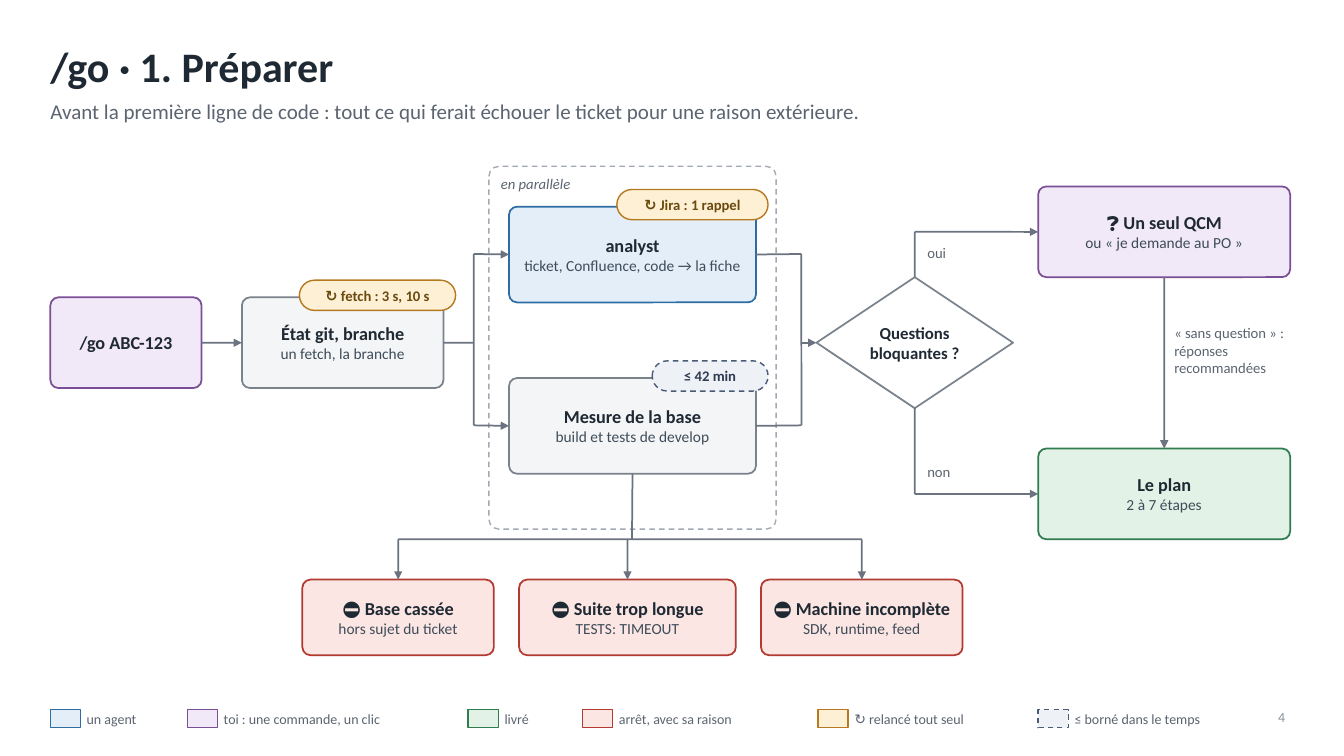
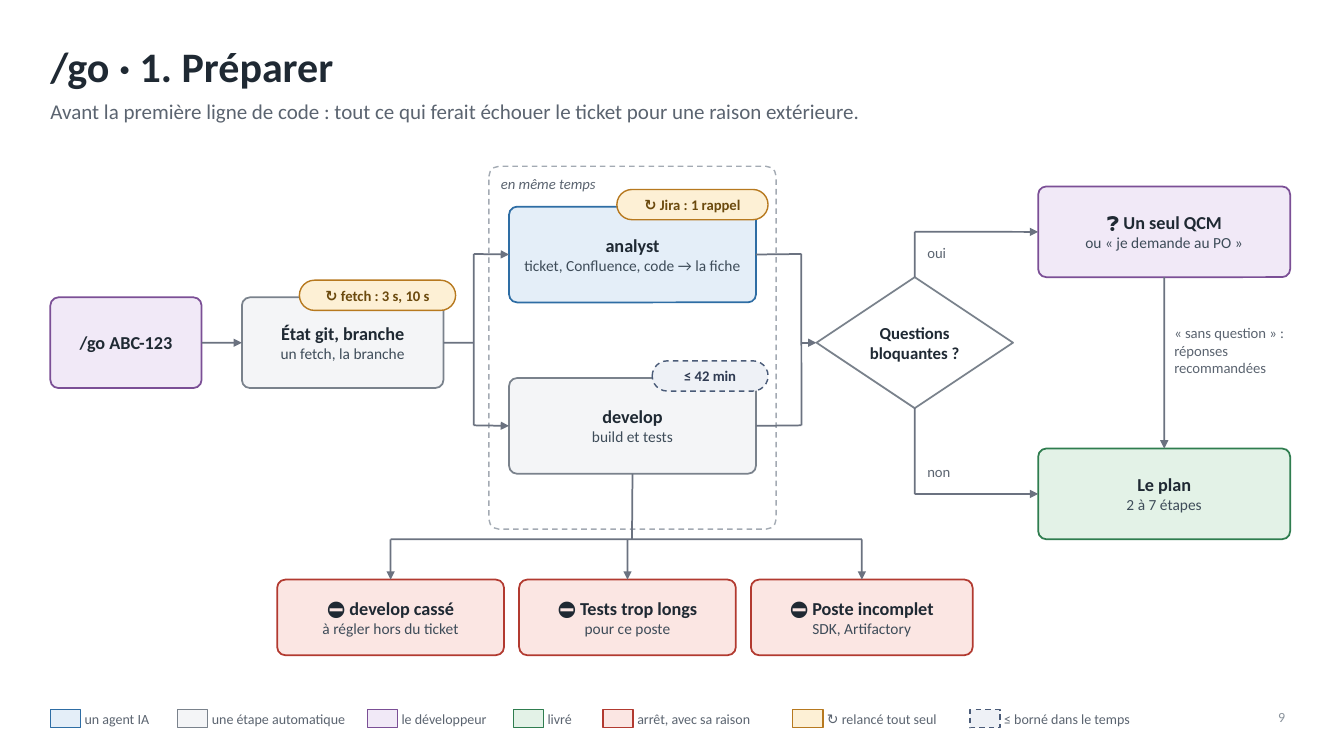
Before and after one commit to RabieDerouiche/OpenRDCode, a slide deck: slide 9 of opencode-v2/docs/presentation-flux.pptx (slide 4 before the commit). Drawn at 1344x756 pixels with LibreOffice and Linux fonts; fonts in the diff are those of the drawing. Boxes give left, top, right and bottom in pixels: in the first picture for what was removed or moved away, otherwise in the second. Text is boxed around its words. In the diff, an @@ line names an element or a change of style, - is before the commit and + after.

```diff
--- a/opencode-v2/docs/presentation-flux.pptx
+++ b/opencode-v2/docs/presentation-flux.pptx
@@ text at (501,179,595,192): text changed @@
-en parallèle
+en même temps
@@ text in rounded rectangle at (592,410,673,442): text changed @@
-Mesure de la base
-build et tests de develop
+develop
+build et tests
@@ arrow moved from (398, 539) - (398, 580) to (391, 539) - (391, 580) @@
@@ line moved from (398, 539) - (862, 539) to (391, 539) - (862, 539) @@
@@ rounded rectangle "⛔ develop cassé": place and size @@
-rounded rectangle "⛔ develop cassé" at (302,580,494,655)
+rounded rectangle "⛔ develop cassé" at (277,580,504,655)
@@ rounded rectangle "⛔ Poste incomplet": place and size @@
-rounded rectangle "⛔ Poste incomplet" at (761,580,963,655)
+rounded rectangle "⛔ Poste incomplet" at (751,580,973,655)
@@ text in rounded rectangle at (322,602,458,637): text changed @@
-⛔ Base cassée
-hors sujet du ticket
+⛔ develop cassé
+à régler hors du ticket
@@ text in rounded rectangle at (580,602,697,637): text changed @@
-⛔ Suite trop longue
-TESTS: TIMEOUT
+⛔ Tests trop longs
+pour ce poste
@@ text in rounded rectangle at (812,602,934,637): text changed @@
-⛔ Machine incomplète
-SDK, runtime, feed
+⛔ Poste incomplet
+SDK, Artifactory
@@ text at (85,715,150,727): text changed @@
-un agent
+un agent IA
@@ rectangle: place and size @@
-rectangle at (188,710,218,728)
+rectangle at (177,710,208,728)
@@ rectangle at (177,710,208,728): fill #F1E9F7 to #F4F5F7; outline #7B4F96 1 pt to #7A828C 1 pt @@
@@ text added at (212,714,345,726), 10 pt, text #5B6470 @@
+une étape automatique
@@ text removed at (224,714,380,726) @@
-toi : une commande, un clic
@@ rectangle added at (367,710,397,728), fill #F1E9F7, outline #7B4F96 1 pt @@
@@ text added at (402,714,487,727), 10 pt, text #5B6470 @@
+le développeur
@@ rectangle: place and size @@
-rectangle at (468,710,498,728)
+rectangle at (513,710,543,728)
@@ text "livré": place and size @@
-text "livré" at (505,714,529,724)
+text "livré" at (548,714,572,724)
@@ rectangle: place and size @@
-rectangle at (583,710,613,728)
+rectangle at (603,710,633,728)
@@ text "arrêt, avec sa raison": place and size @@
-text "arrêt, avec sa raison" at (619,714,732,726)
+text "arrêt, avec sa raison" at (637,714,751,726)
@@ rectangle: place and size @@
-rectangle at (819,710,849,728)
+rectangle at (792,710,823,728)
@@ text "↻ relancé tout seul": place and size @@
-text "↻ relancé tout seul" at (869,714,964,724)
+text "↻ relancé tout seul" at (842,714,937,724)
@@ rectangle: place and size @@
-rectangle at (1038,710,1069,728)
+rectangle at (970,710,1000,728)
@@ text "≤ borné dans le temps": place and size @@
-text "≤ borné dans le temps" at (1085,714,1200,726)
+text "≤ borné dans le temps" at (1014,714,1129,727)
@@ page number at (1278,713,1285,722): text changed @@
-4
+9
```
Also in this commit, not shown: 10 other slides changed, 6 slides added, 1 slide removed, 23 other files.
